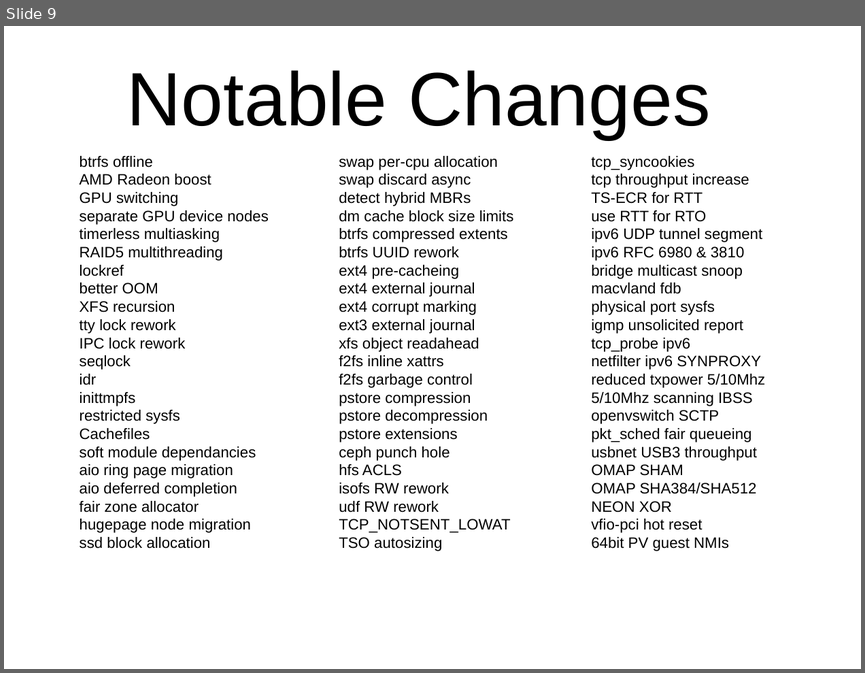
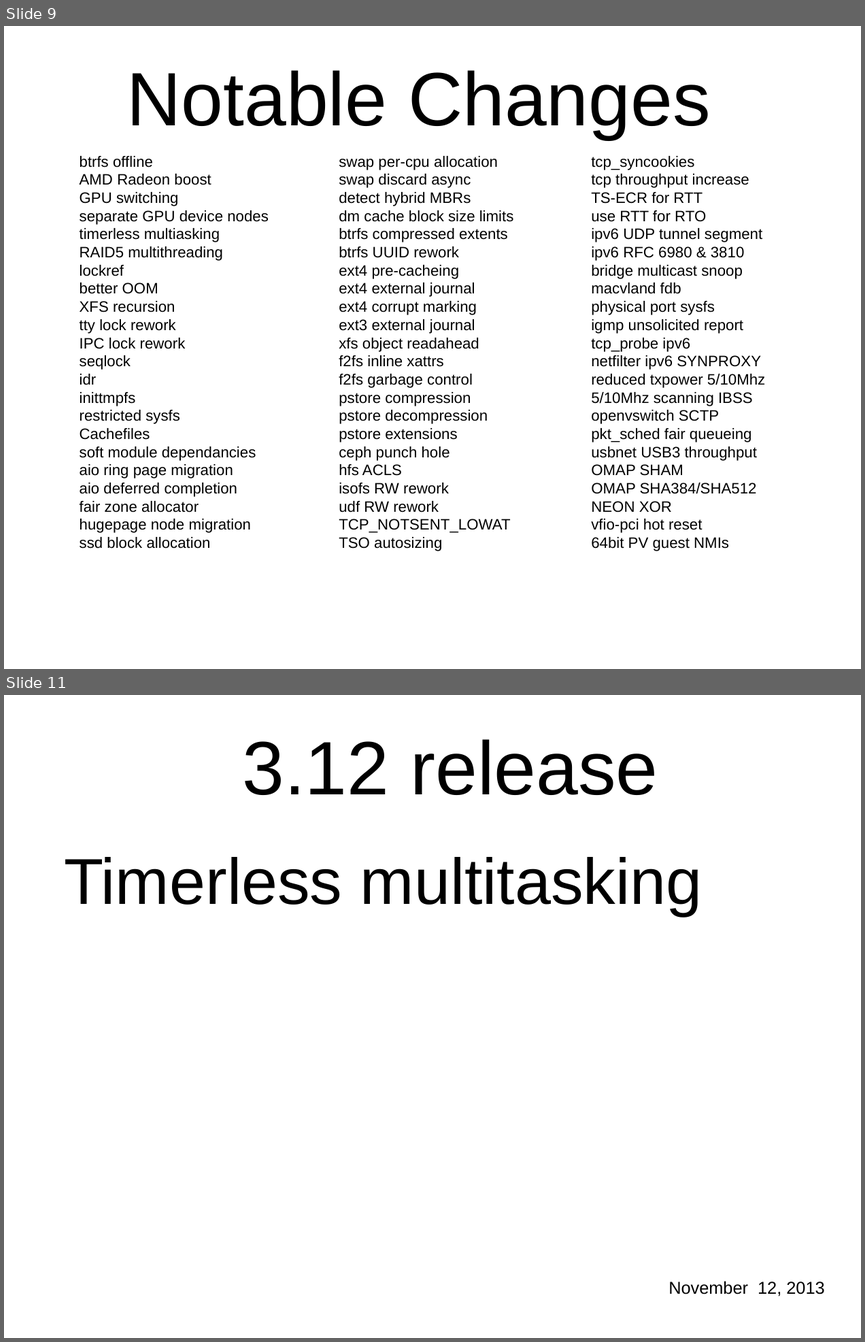
Before and after one commit to gregkh/kernel-development, a slide deck: lf_kernel-development.odp. Shown one above the other, each under a label of ours: slide 9 before the commit, slides 9 and 11 after it; the slides between them are not shown. The pictures are 865x673 and 865x1342 pixels, drawn with LibreOffice and Linux fonts; fonts in the diff are those of the drawing; background and template pictures are left out. Boxes give left, top, right and bottom in pixels: in the first picture for what was removed or moved away, otherwise in the second. Text is boxed around its words. In the diff, an @@ line names an element or a change of style, - is before the commit and + after.

```diff
--- a/lf_kernel-development.odp
+++ b/lf_kernel-development.odp
@@ slide 11 added at box(4, 695, 861, 1338), background picture (left out) @@
@@ text added at box(242, 739, 657, 795), 70 pt, text #000000 @@
+3.12 release
@@ text added at box(64, 857, 702, 916), 60 pt, text #000000 @@
+Timerless multitasking
@@ text added at box(668, 1280, 824, 1296), 16 pt, text #000000 @@
+November 12, 2013
```
Also in this commit, not shown: 28 other slides added, 26 slides removed.
